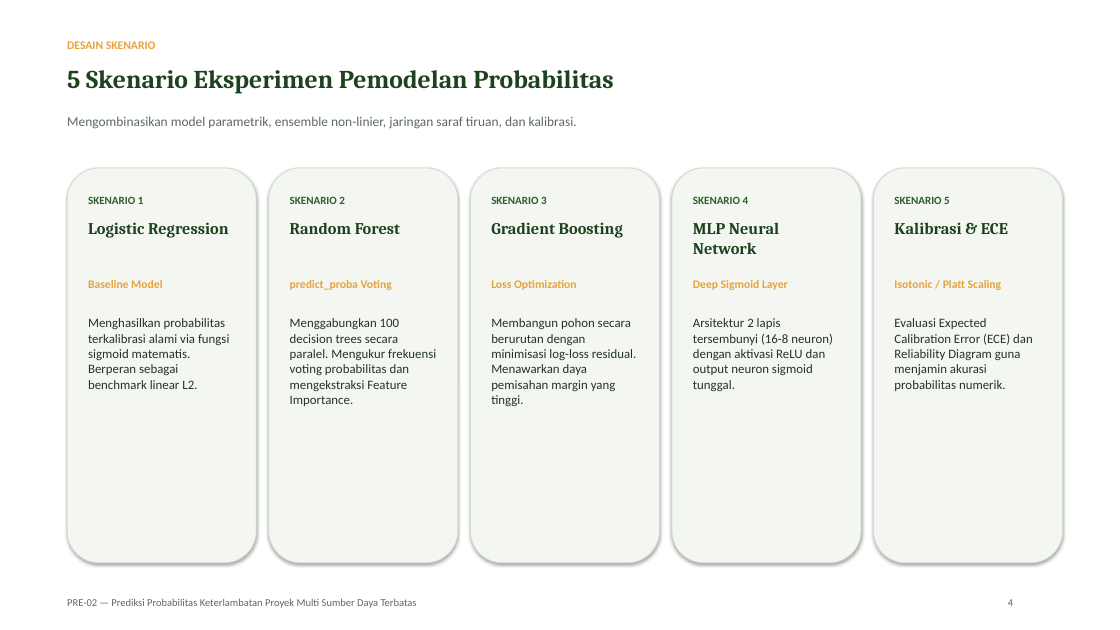
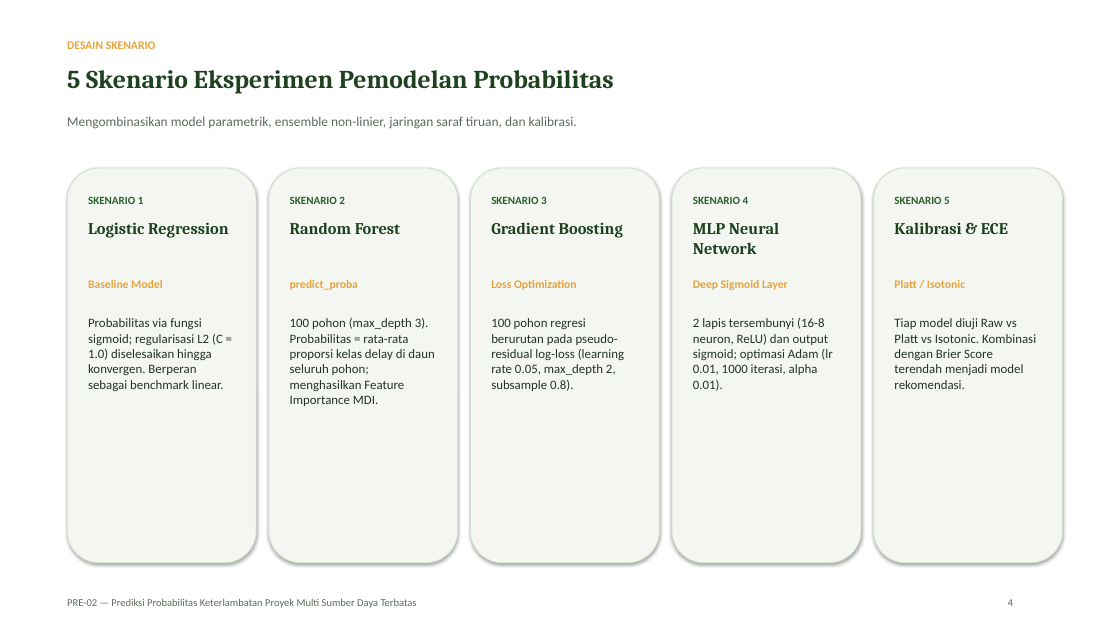
Before and after one commit to mug31/MP-PRE-02, a slide deck: slide 4 of 04_implemen_desain_eksperimen/PRE02_Pertemuan4_Implementasi_Desain_Eksperimen.pptx. Drawn at 1120x630 pixels with LibreOffice and Linux fonts; fonts in the diff are those of the drawing. Boxes give left, top, right and bottom in pixels: in the first picture for what was removed or moved away, otherwise in the second. Text is boxed around its words. In the diff, an @@ line names an element or a change of style, - is before the commit and + after.

```diff
--- a/04_implemen_desain_eksperimen/PRE02_Pertemuan4_Implementasi_Desain_Eksperimen.pptx
+++ b/04_implemen_desain_eksperimen/PRE02_Pertemuan4_Implementasi_Desain_Eksperimen.pptx
@@ text at (290,280,358,290): text changed @@
-predict_proba Voting
+predict_proba
@@ text at (894,280,965,288): text changed @@
-Isotonic / Platt Scaling
+Platt / Isotonic
@@ text at (88,318,224,391): text changed @@
-Menghasilkan probabilitas terkalibrasi alami via fungsi sigmoid matematis. Berperan sebagai benchmark linear L2.
+Probabilitas via fungsi sigmoid; regularisasi L2 (C = 1.0) diselesaikan hingga konvergen. Berperan sebagai benchmark linear.
@@ text at (290,318,434,406): text changed @@
-Menggabungkan 100 decision trees secara paralel. Mengukur frekuensi voting probabilitas dan mengekstraksi Feature Importance.
+100 pohon (max_depth 3). Probabilitas = rata-rata proporsi kelas delay di daun seluruh pohon; menghasilkan Feature Importance MDI.
@@ text at (491,318,624,391): text changed @@
-Membangun pohon secara berurutan dengan minimisasi log-loss residual. Menawarkan daya pemisahan margin yang tinggi.
+100 pohon regresi berurutan pada pseudo-residual log-loss (learning rate 0.05, max_depth 2, subsample 0.8).
@@ text at (693,318,832,391): text changed @@
-Arsitektur 2 lapis tersembunyi (16-8 neuron) dengan aktivasi ReLU dan output neuron sigmoid tunggal.
+2 lapis tersembunyi (16-8 neuron, ReLU) dan output sigmoid; optimasi Adam (lr 0.01, 1000 iterasi, alpha 0.01).
@@ text at (894,318,1036,389): text changed @@
-Evaluasi Expected Calibration Error (ECE) dan Reliability Diagram guna menjamin akurasi probabilitas numerik.
+Tiap model diuji Raw vs Platt vs Isotonic. Kombinasi dengan Brier Score terendah menjadi model rekomendasi.
```
Also in this commit, not shown: 4 other slides changed, 2 slides added, 4 other files.
